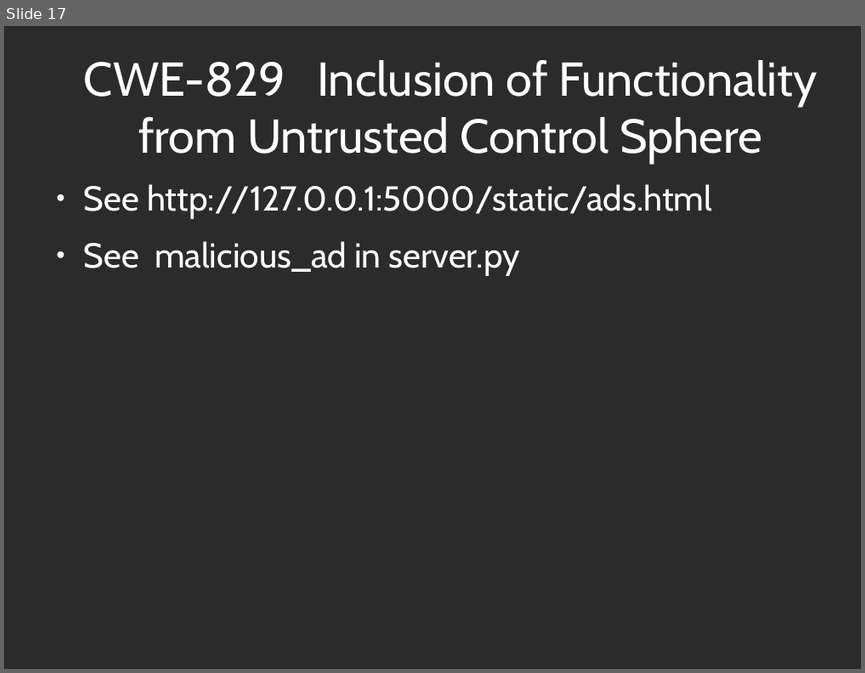
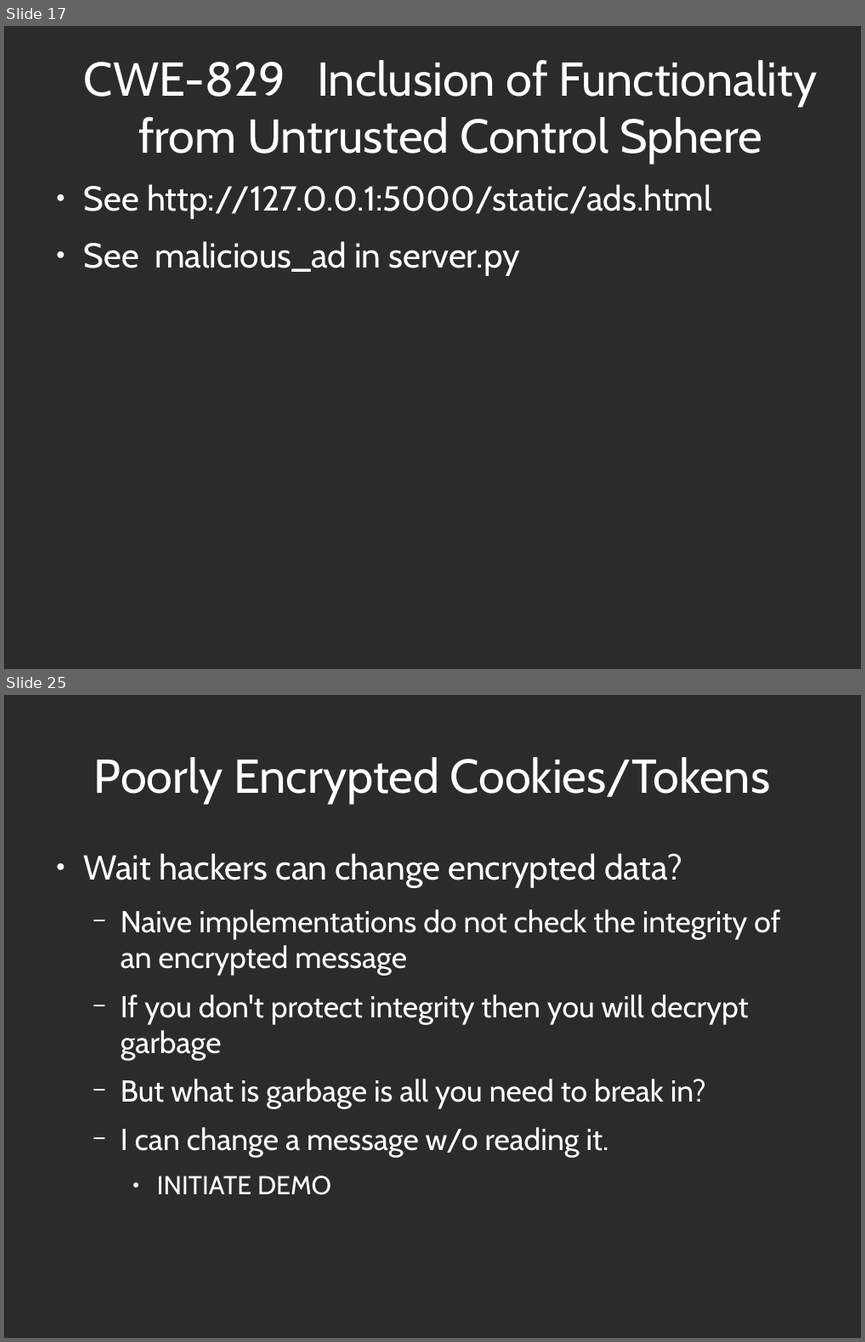
Before and after one commit to abramhindle/CMPUT404-Web-Security, a slide deck: 11-Security.odp. Shown one above the other, each under a label of ours: slide 17 before the commit, slides 17 and 25 after it; the slides between them are not shown. The pictures are 865x673 and 865x1342 pixels, drawn with LibreOffice and Linux fonts; fonts in the diff are those of the drawing; background and template pictures are left out; a plain dark background stands for a picture behind light text. Boxes give left, top, right and bottom in pixels: in the first picture for what was removed or moved away, otherwise in the second. Text is boxed around its words. In the diff, an @@ line names an element or a change of style, - is before the commit and + after.

```diff
--- a/11-Security.odp
+++ b/11-Security.odp
@@ slide 25 added at box(4, 695, 861, 1338), background picture (left out) @@
@@ title added at box(94, 757, 770, 804), 44 pt, text #FFFFFF @@
+Poorly Encrypted Cookies/Tokens
@@ text added at box(84, 853, 780, 1195), 28 pt, text #FFFFFF @@
+● Wait hackers can change encrypted data?
+  − Naive implementations do not check the integrity of an encrypted message
+  − If you don't protect integrity then you will decrypt garbage
+  − But what is garbage is all you need to break in?
+  − I can change a message w/o reading it.
+    ● INITIATE DEMO
```
Also in this commit, not shown: 15 other slides added, 5 slides removed, 1 other file.
